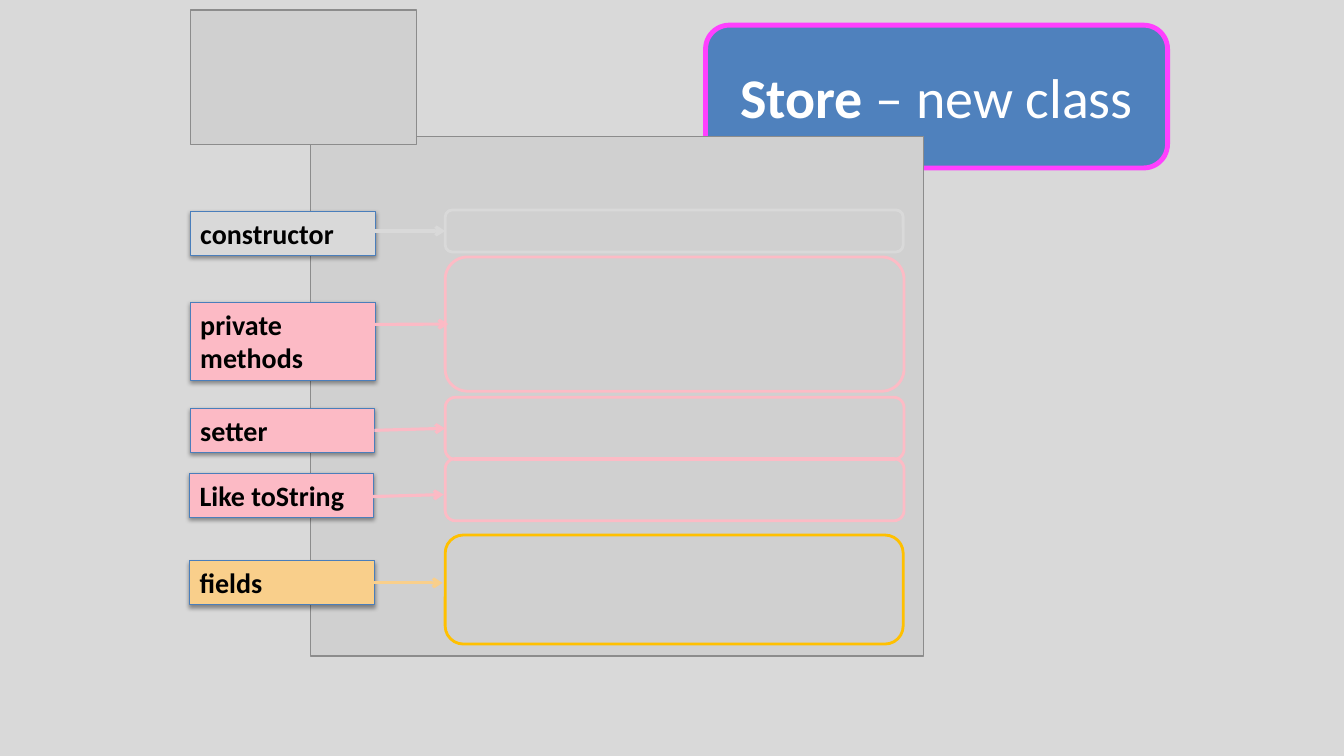
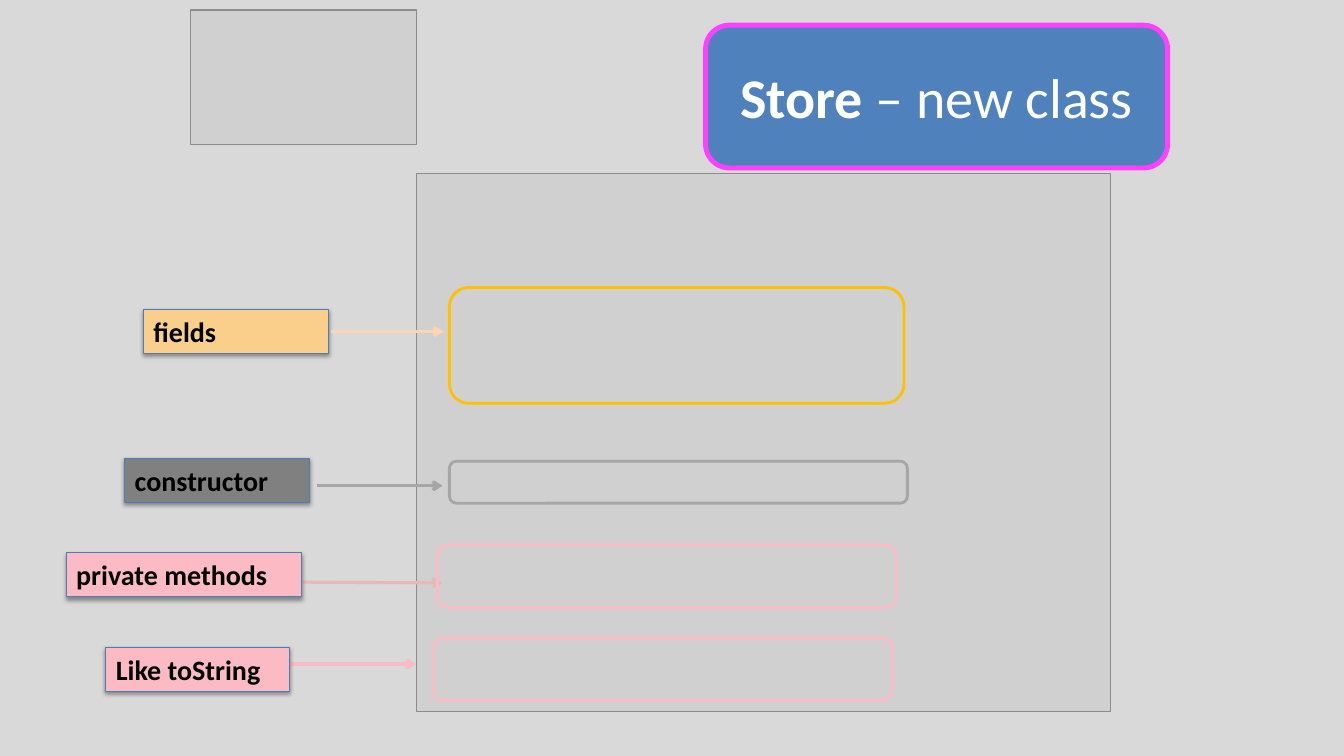
Before and after one commit to Programming-Fundamentals-SETU/prog-fund-1-sept-25, a slide deck: slide 7 of topic08-arrays-of-objects/unit-1/talk-3-array-product/c-array-product.pptx. Drawn at 1344x756 pixels with LibreOffice and Linux fonts; fonts in the diff are those of the drawing; grey boxes stand for pictures. Boxes give left, top, right and bottom in pixels: in the first picture for what was removed or moved away, otherwise in the second. Text is boxed around its words. In the diff, an @@ line names an element or a change of style, - is before the commit and + after.

```diff
--- a/topic08-arrays-of-objects/unit-1/talk-3-array-product/c-array-product.pptx
+++ b/topic08-arrays-of-objects/unit-1/talk-3-array-product/c-array-product.pptx
@@ picture: place and size @@
-picture at bbox=[311, 136, 924, 656]
+picture at bbox=[416, 173, 1110, 712]
@@ arrow removed from (375, 231) to (446, 231) @@
@@ rounded rectangle removed at bbox=[446, 257, 904, 391] @@
@@ rounded rectangle: place and size @@
-rounded rectangle at bbox=[446, 535, 903, 644]
+rounded rectangle at bbox=[450, 287, 904, 403]
@@ rectangle "fields": place and size @@
-rectangle "fields" at bbox=[190, 561, 374, 605]
+rectangle "fields" at bbox=[143, 310, 328, 354]
@@ arrow moved from (375, 325) - (449, 325) to (331, 332) - (444, 332) @@
@@ arrow (331, 332) - (444, 332): stroke #FCBAC5 2.25 pt to #FCD5B5 2.25 pt @@
@@ rectangle removed at bbox=[191, 408, 375, 453] @@
-setter
@@ rectangle "constructor": place and size @@
-rectangle "constructor" at bbox=[191, 212, 375, 256]
+rectangle "constructor" at bbox=[125, 459, 310, 503]
@@ rectangle "constructor" at bbox=[125, 459, 310, 503]: fill #D9D9D9 to #808080 @@
@@ rounded rectangle: place and size @@
-rounded rectangle at bbox=[446, 210, 903, 252]
+rounded rectangle at bbox=[450, 462, 907, 504]
@@ rounded rectangle at bbox=[450, 462, 907, 504]: outline #D9D9D9 2 pt to #A6A6A6 2 pt @@
@@ arrow moved from (373, 497) - (444, 495) to (317, 486) - (443, 486) @@
@@ arrow (317, 486) - (443, 486): stroke #FCBAC5 2.25 pt to #A6A6A6 2.25 pt @@
@@ rectangle "private methods": place and size @@
-rectangle "private methods" at bbox=[191, 302, 375, 380]
+rectangle "private methods" at bbox=[67, 553, 302, 597]
@@ rounded rectangle: place and size @@
-rounded rectangle at bbox=[446, 397, 904, 460]
+rounded rectangle at bbox=[438, 545, 896, 608]
@@ arrow moved from (367, 583) - (443, 583) to (303, 583) - (443, 583) @@
@@ arrow (303, 583) - (443, 583): stroke #F9CF8B 2.25 pt to #E6B9B8 2.25 pt @@
@@ rectangle "Like toString": place and size @@
-rectangle "Like toString" at bbox=[190, 474, 374, 518]
+rectangle "Like toString" at bbox=[106, 647, 290, 692]
@@ rounded rectangle: place and size @@
-rounded rectangle at bbox=[446, 459, 904, 521]
+rounded rectangle at bbox=[434, 638, 892, 701]
@@ arrow moved from (374, 431) - (446, 429) to (257, 664) - (416, 664) @@
```
Also in this commit, not shown: 13 other slides changed, 25 other files.
